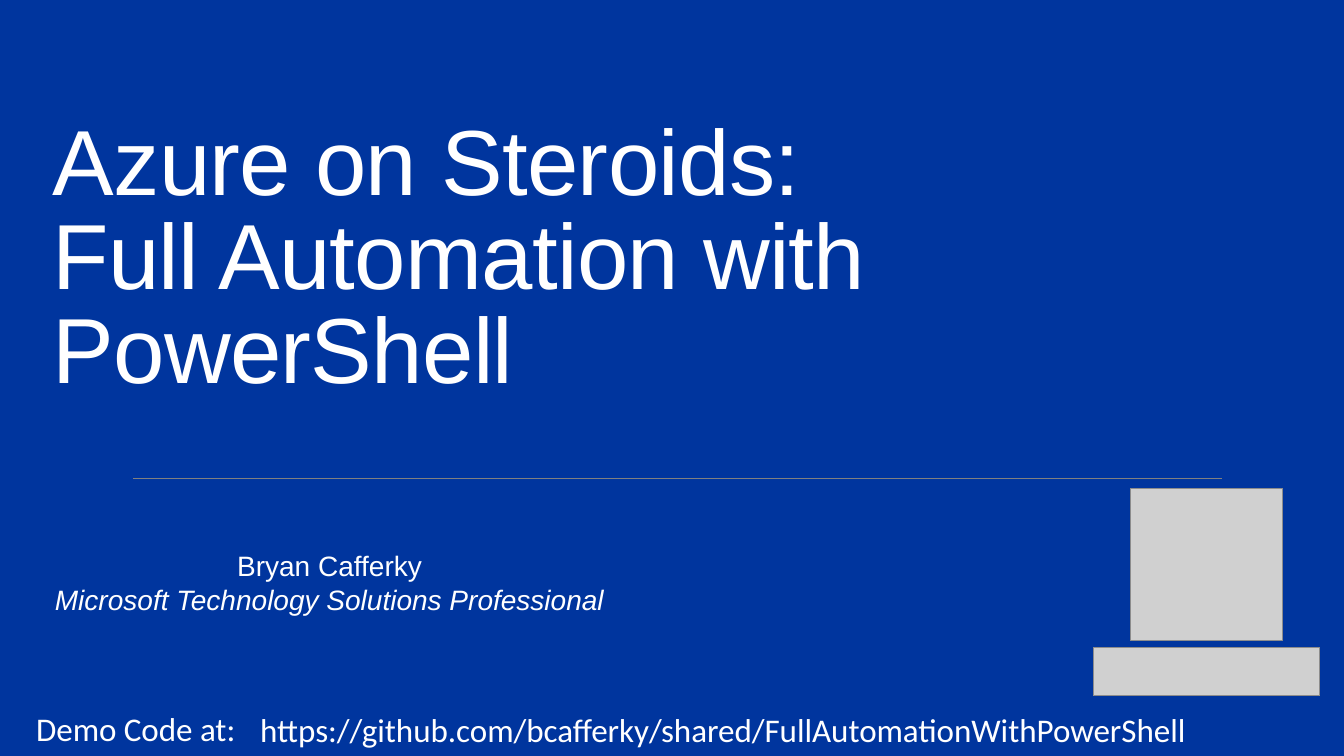
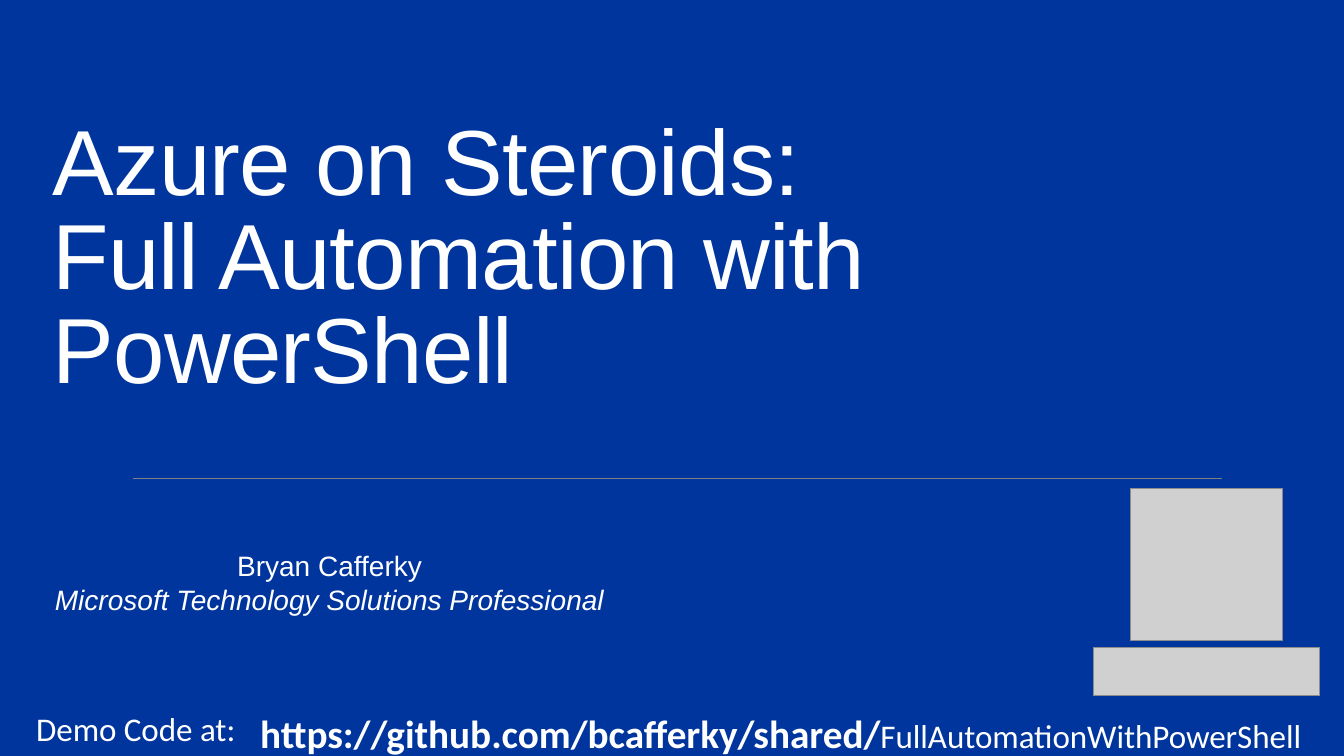
Before and after one commit to bcafferky/shared, a slide deck: slide 1 of FullAutomationWithPowerShell/PowerShellAzureFullAuto.pptx. Drawn at 1344x756 pixels with LibreOffice and Linux fonts; fonts in the diff are those of the drawing; grey boxes stand for pictures. Boxes give left, top, right and bottom in pixels: in the first picture for what was removed or moved away, otherwise in the second. Text is boxed around its words. In the diff, an @@ line names an element or a change of style, - is before the commit and + after.

```diff
--- a/FullAutomationWithPowerShell/PowerShellAzureFullAuto.pptx
+++ b/FullAutomationWithPowerShell/PowerShellAzureFullAuto.pptx
@@ text "https://github.com/bcafferky/shared/FullAutomationWithPowerS ..." at (260, 720, 1301, 755): size 23.5 to 28 pt, bold on in "https://github.com/bcafferky/shared/FullAutomationWithPowerS ..." @@
```
Also in this commit, not shown: 1 other slide changed.
